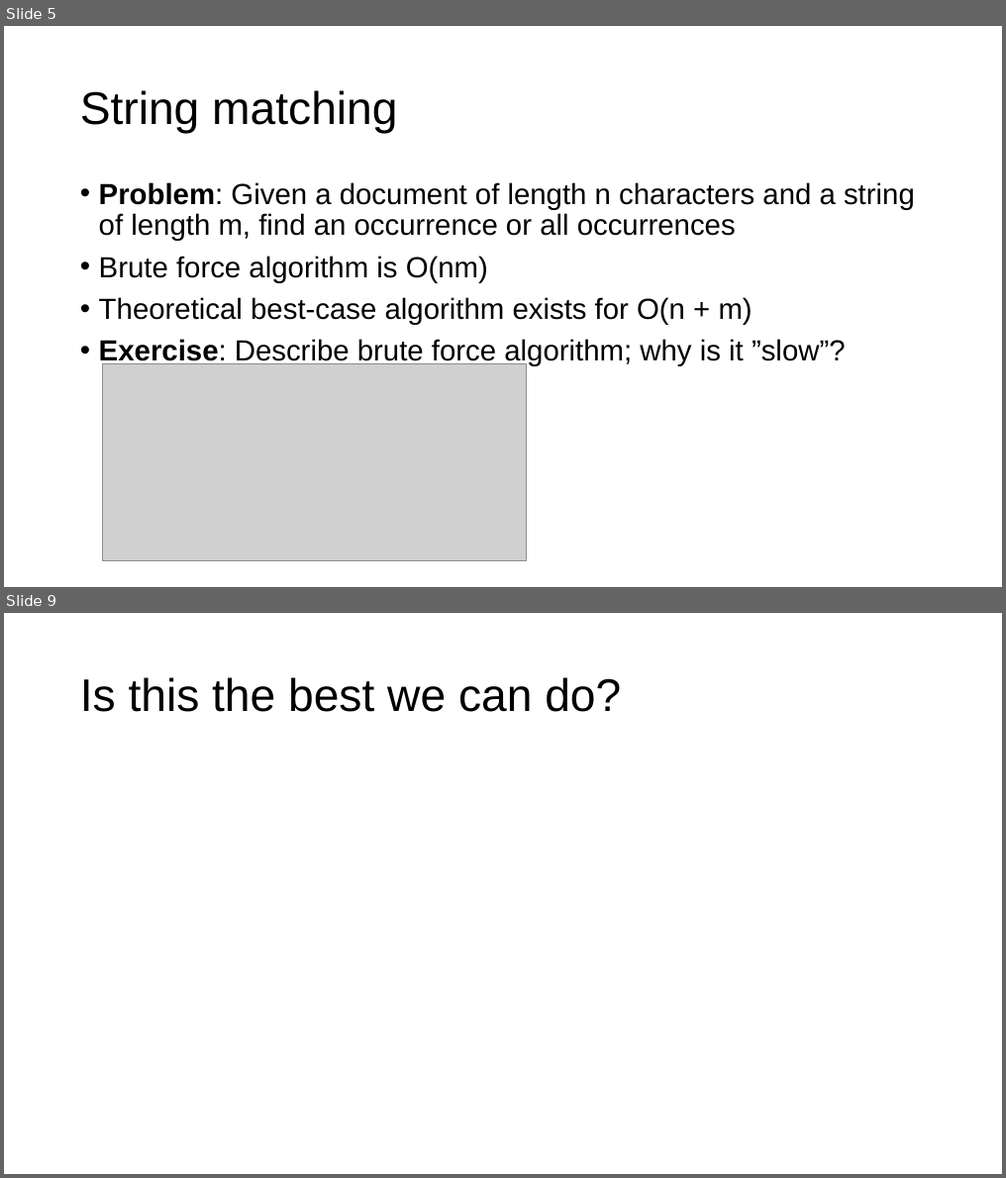
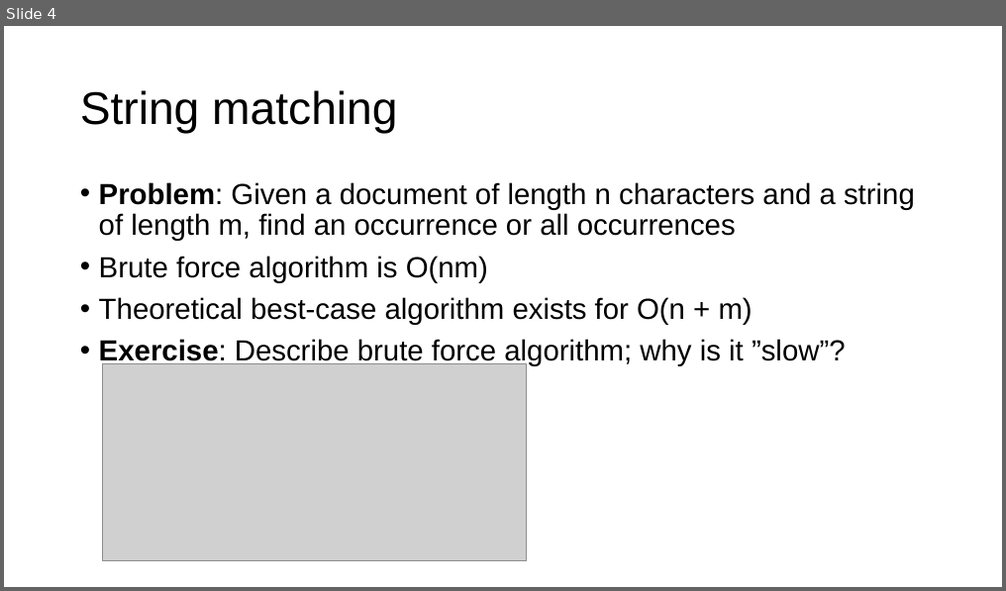
Before and after one commit to USFCA-MSDS/msds689, a slide deck: notes/searching.pptx. Shown one above the other, each under a label of ours: slides 5 and 9 before the commit, slide 4 after it; the slides between them are not shown. The pictures are 1006x1178 and 1006x591 pixels, drawn with LibreOffice and Linux fonts; fonts in the diff are those of the drawing; grey boxes stand for pictures; background and template pictures are left out. Boxes give left, top, right and bottom in pixels: in the first picture for what was removed or moved away, otherwise in the second. Text is boxed around its words. In the diff, an @@ line names an element or a change of style, - is before the commit and + after.

```diff
--- a/notes/searching.pptx
+++ b/notes/searching.pptx
@@ slide 9 removed at (x1=4, y1=613, x2=1002, y2=1174), background #FFFFFF @@
@@ title removed at (x1=80, y1=677, x2=621, y2=712) @@
-Is this the best we can do?
@@ what was slide 5 is now slide 4 @@
```
Also in this commit, not shown: 18 other slides removed, 1 other file.
